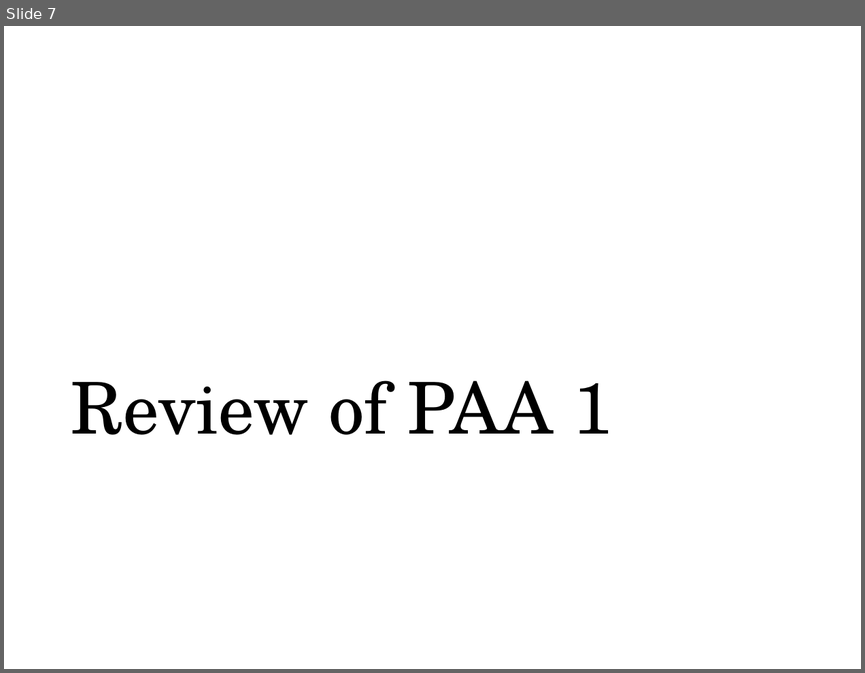
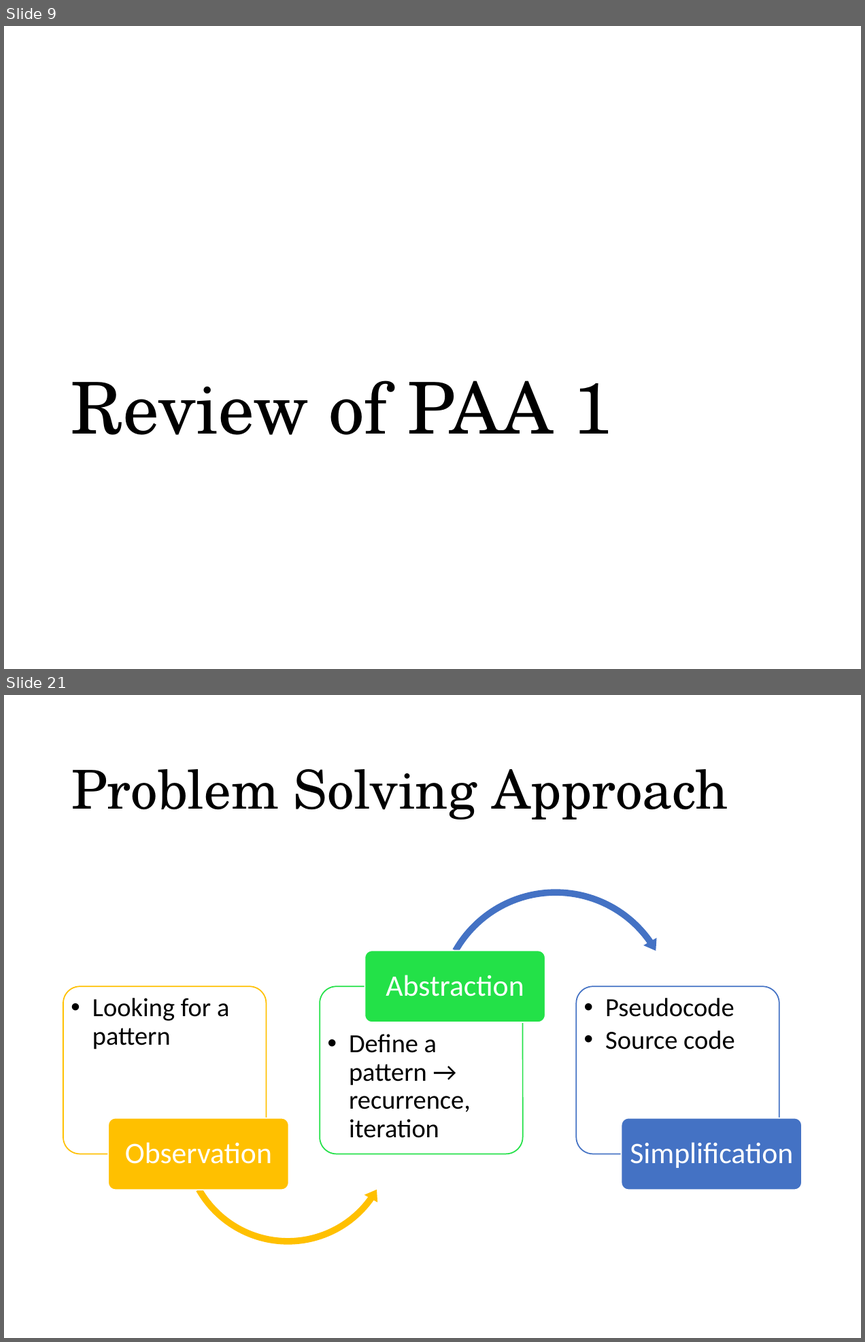
Before and after one commit to munif/paa-2, a slide deck: 161702/presentation/01 - Syllabus, Review of PAA 1/01. Syllabus, Review of PAA 1.pptx. Shown one above the other, each under a label of ours: slide 7 before the commit, slides 9 and 21 after it; the slides between them are not shown. The pictures are 865x673 and 865x1342 pixels, drawn with LibreOffice and Linux fonts; fonts in the diff are those of the drawing. Boxes give left, top, right and bottom in pixels: in the first picture for what was removed or moved away, otherwise in the second. Text is boxed around its words. In the diff, an @@ line names an element or a change of style, - is before the commit and + after.

```diff
--- a/161702/presentation/01 - Syllabus, Review of PAA 1/01. Syllabus, Review of PAA 1.pptx
+++ b/161702/presentation/01 - Syllabus, Review of PAA 1/01. Syllabus, Review of PAA 1.pptx
@@ slide 21 added at [4,695,861,1338], background #FFFFFF @@
@@ title added at [71,769,728,819], 45 pt, text #000000 @@
+Problem Solving Approach
@@ group added at [63,884,802,1249]: 6 rounded rectangles, 6 texts, 1 left circular arrow, 1 circular arrow @@
+  •• Looking for a pattern
+Observation
+  •• Define a pattern → recurrence, iteration
+Abstraction
+  •• Pseudocode
+  •• Source code
+Simplification
@@ what was slide 7 is now slide 9 @@
```
Also in this commit, not shown: 5 slides changed, 26 other slides added, 3 slides removed, 8 other files.
